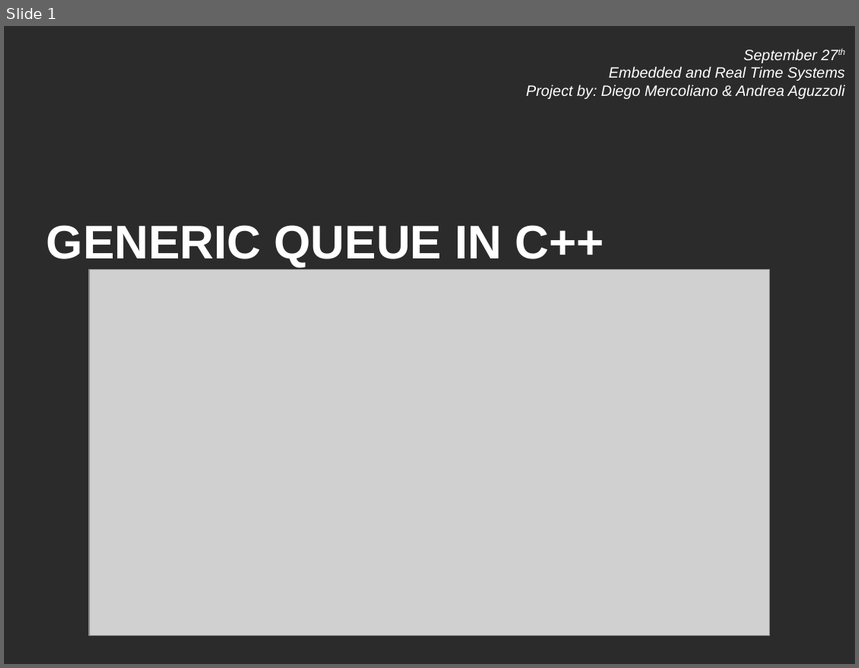
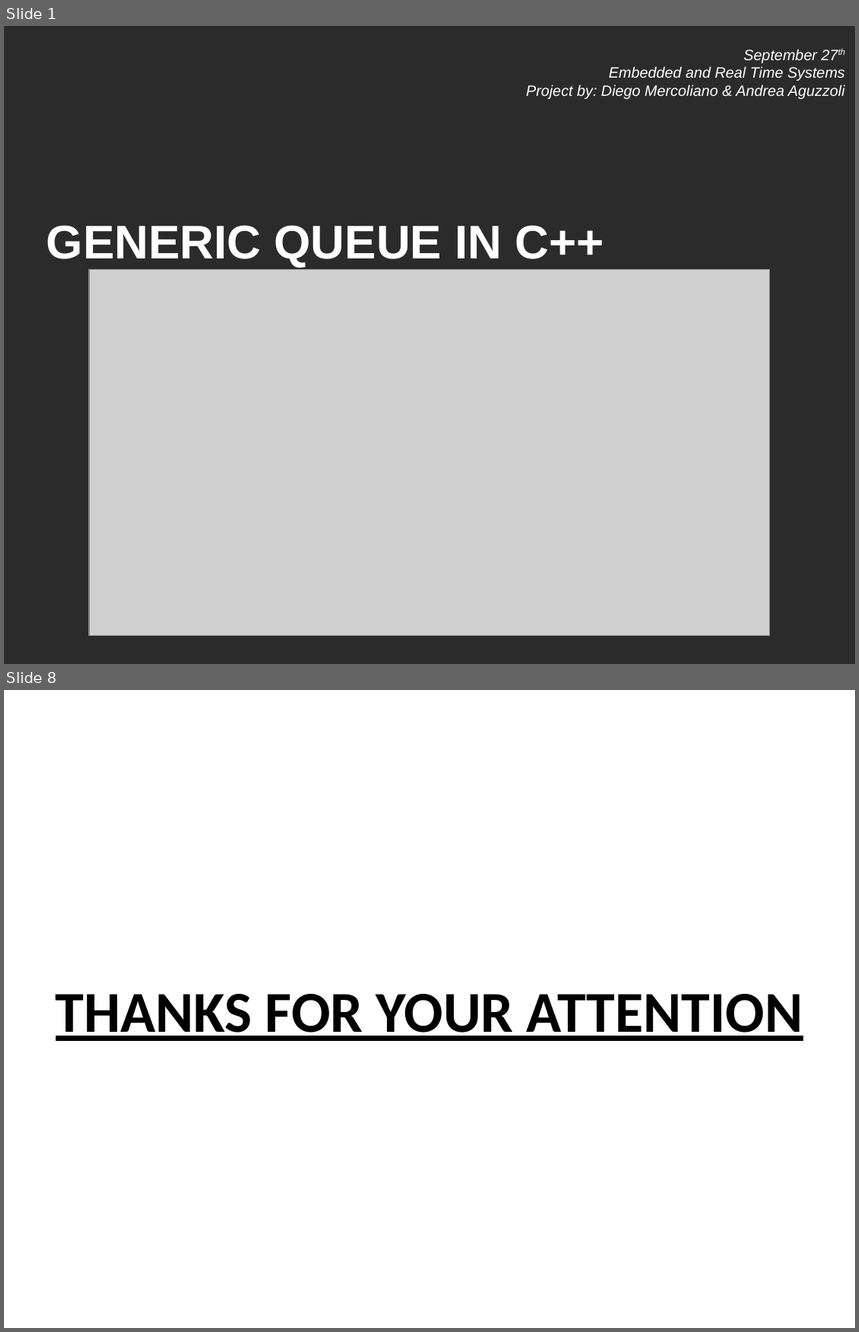
Before and after one commit to AndreaAguzzoli/RTES-Project, a slide deck: code/doc/Presentazione.odp. Shown one above the other, each under a label of ours: slide 1 before the commit, slides 1 and 8 after it; the slides between them are not shown. The pictures are 859x668 and 859x1332 pixels, drawn with LibreOffice and Linux fonts; fonts in the diff are those of the drawing; grey boxes stand for pictures; background and template pictures are left out; a plain dark background stands for a picture behind light text. Boxes give left, top, right and bottom in pixels: in the first picture for what was removed or moved away, otherwise in the second. Text is boxed around its words. In the diff, an @@ line names an element or a change of style, - is before the commit and + after.

```diff
--- a/code/doc/Presentazione.odp
+++ b/code/doc/Presentazione.odp
@@ slide 8 added at bbox=[4, 690, 855, 1328], background #FFFFFF @@
@@ text added at bbox=[56, 994, 803, 1041], 54 pt, text #000000, bold, underline @@
+THANKS FOR YOUR ATTENTION
```
Also in this commit, not shown: 3 slides changed, 3 other slides added, 5 other files.
